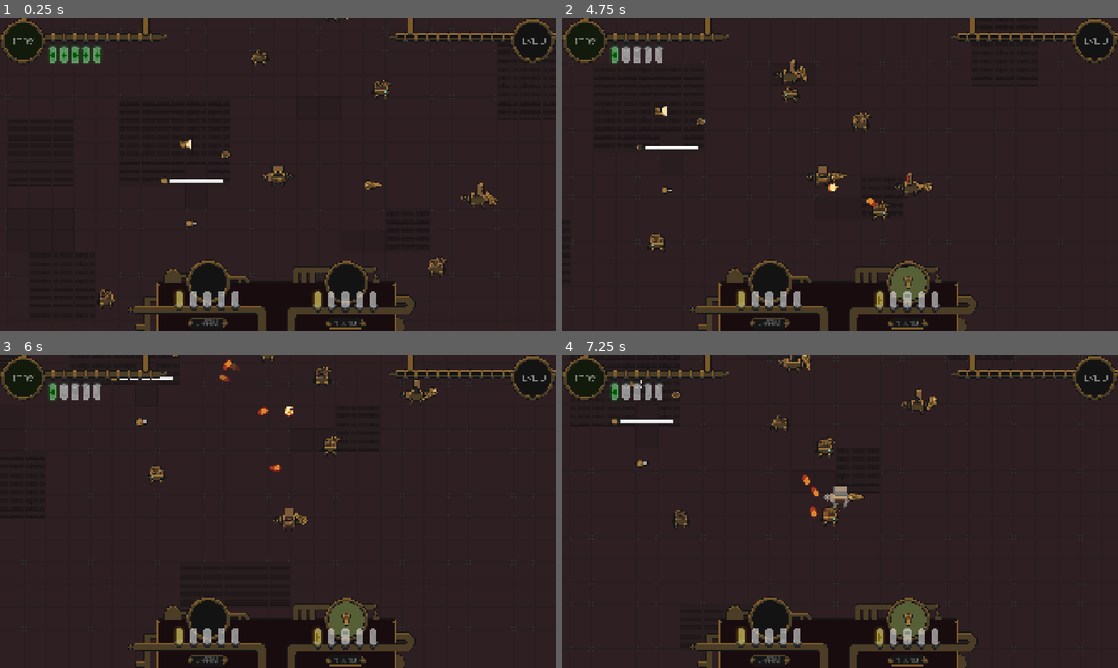
Above: before the commit, frames 1-4 (two rows, left to right).
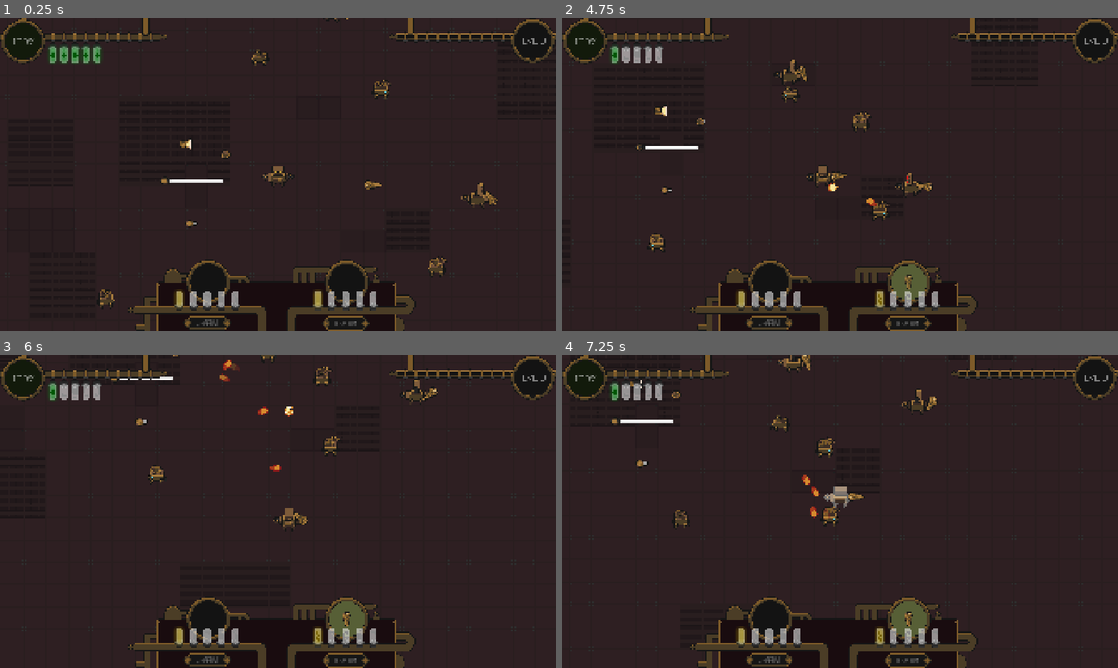
Above: after the commit, the same moments.

Repository: 20akshay00/CogInTheMachine
Game: Godot game, scene res://scenes/world.tscn
Two runs of this game, one before a commit and one after it. Both use one fixed random seed, a clock stepped at 60 frames per second and the inputs below.
Inputs (mouse positions are in pixels of both pictures, inside the frame that each line leads up to):
- Up to frame 1 (0.25 s): no input
- Up to frame 2 (4.75 s): move the mouse to (751, 224) at 0.52 s; press the mouse at (751, 224) at 0.53 s; hold D (right) 0.53-1.28 s; move the mouse to (701, 143) at 1.27 s; release the mouse at (701, 143) at 1.28 s; hold S (down) 1.28-2.03 s; right-click (701, 143) at 1.35 s; move the mouse to (867, 136) at 2.02 s; hold D (right) 2.03-2.78 s; tap Shift (dash) at 2.1 s; move the mouse to (584, 111) at 2.77 s; hold W (up) 2.78-3.53 s; tap Q (eject) at 2.85 s; move the mouse to (606, 115) at 3.52 s; press the mouse at (606, 115) at 3.53 s; hold A (left) from 3.53 s (still down); move the mouse to (884, 171) at 4.27 s; release the mouse at (884, 171) at 4.28 s; right-click (884, 171) at 4.35 s
- Up to frame 3 (6 s): move the mouse to (272, 511) at 5.02 s; release A (left) at 5.03 s; hold S (down) 5.03-5.78 s; tap Shift (dash) at 5.1 s; move the mouse to (194, 433) at 5.77 s; hold D (right) from 5.78 s (still down); tap Q (eject) at 5.85 s
- Up to frame 4 (7.25 s): move the mouse to (962, 495) at 6.52 s; release D (right) at 6.53 s; press the mouse at (962, 495) at 6.53 s; hold W (up) from 6.53 s (still down)

The runs differ from the first frame. In frame 1, 0.5% of the frame differs, in the area x 33-68%, y 77-100%; in frame 2, 0.6%; in frame 3, 0.6%; in frame 4, 0.6%.

Commit message:
Adjust bottom UI transform

Diff:
--- a/scenes/UI/weapon_slot_ui.tscn
+++ b/scenes/UI/weapon_slot_ui.tscn
@@ -173,10 +173,10 @@
 
 [node name="DescriptionDecal" type="TextureRect" parent="DataPanels" unique_id=1285001205]
 layout_mode = 0
-offset_left = -5.0
-offset_top = -9.000015
-offset_right = 130.99997
-offset_bottom = 41.40001
+offset_left = -17.999992
+offset_top = -19.000015
+offset_right = 137.19995
+offset_bottom = 48.199997
 scale = Vector2(1.25, 1.25)
 texture = ExtResource("10_b7adj")
 
--- a/scenes/world.tscn
+++ b/scenes/world.tscn
@@ -321,10 +321,10 @@
 offset_bottom = 827.24
 
 [node name="R-ARM SlotUI" parent="UI" unique_id=1700856667 instance=ExtResource("13_dss4m")]
-offset_left = 1239.0
-offset_top = 915.0
-offset_right = 1232.52
-offset_bottom = 830.24
+offset_left = 1240.0
+offset_top = 913.0
+offset_right = 1233.52
+offset_bottom = 828.24
 slot_label = "R-ARM"
 
 [node name="Parts" type="Node2D" parent="." unique_id=2104984358]
Not shown: 2 places in scenes/world.tscn that only renumber resources
